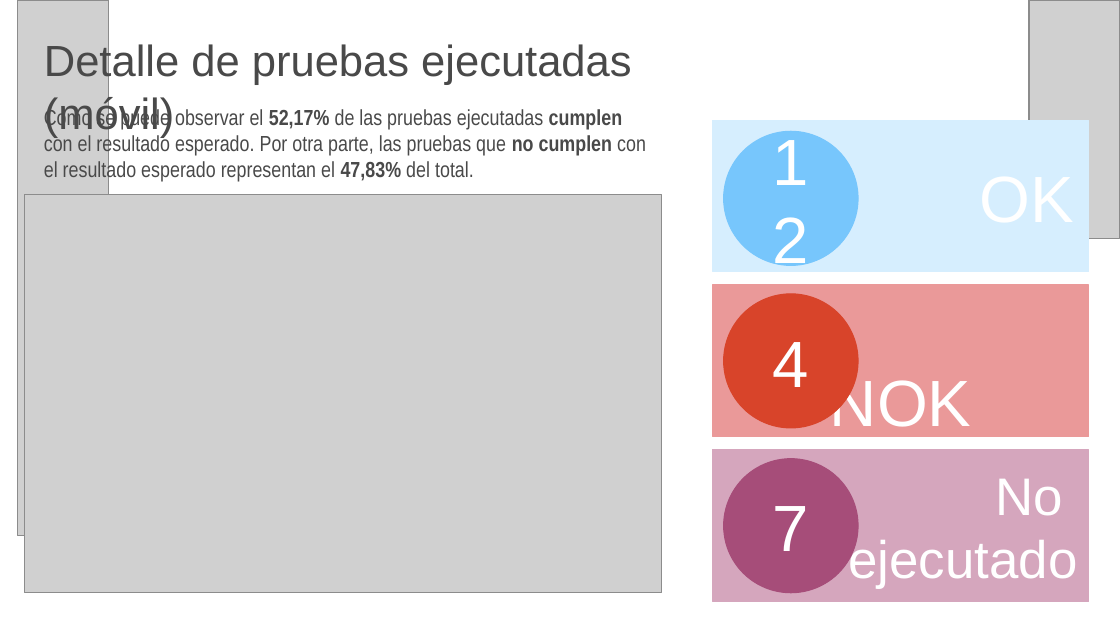
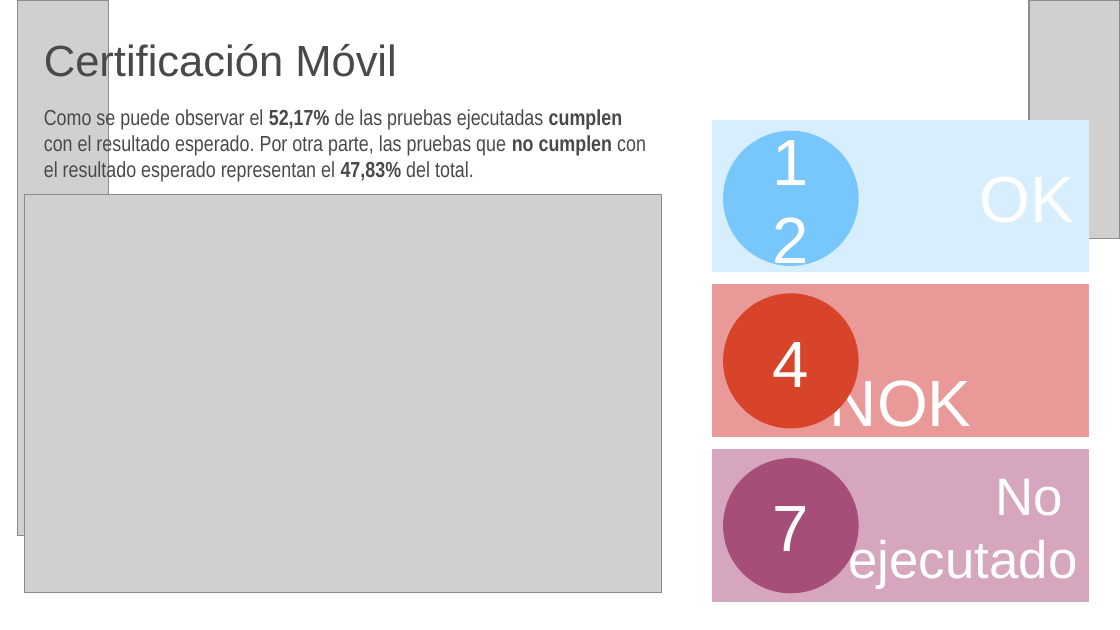
Before and after one commit to Benjamin-Mendoza/RescueTrack, a slide deck: slide 31 of Fase 3/PPT_Final.pptx. Drawn at 1120x630 pixels with LibreOffice and Linux fonts; fonts in the diff are those of the drawing; grey boxes stand for pictures. Boxes give left, top, right and bottom in pixels: in the first picture for what was removed or moved away, otherwise in the second. Text is boxed around its words. In the diff, an @@ line names an element or a change of style, - is before the commit and + after.

```diff
--- a/Fase 3/PPT_Final.pptx
+++ b/Fase 3/PPT_Final.pptx
@@ title at (x1=44, y1=41, x2=397, y2=85): text changed @@
-Detalle de pruebas ejecutadas (móvil)
+Certificación Móvil
```
Also in this commit, not shown: 7 other slides changed, 5 other files.
